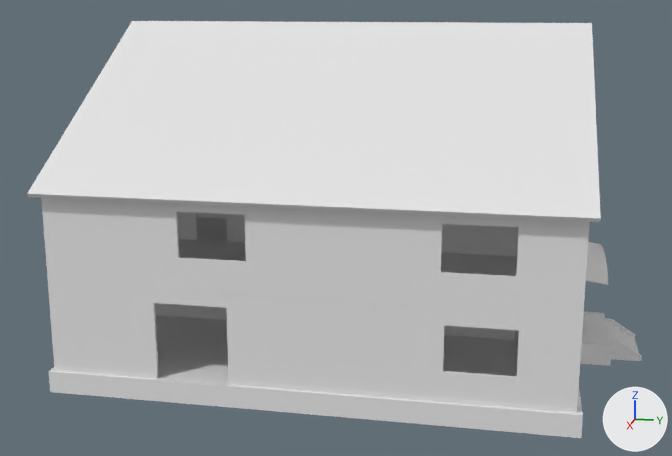
One commit to the FBX model Assets/Models/HomeAssets/Maison home LP.fbx: the scene before it, then after it.
Both versions are drawn from a 50 mm camera at (56.0, 24.1, 20.7) aimed at (-4.3, 12.1, 5.7). Lighting does not change. The marker at lower right points along +X, +Y and +Z. The first picture is the older version. Where no turn or scale is listed for an object, it has been applied to the vertices. Vertices at exactly the same position are counted once.

Names of what the first picture shows: 'Floor.001', 'Roof.002', 'RoofWall.006', 'WallLadder.008', 'Walls_Home_ST1.001', 'ceiling.003' and 1 more.
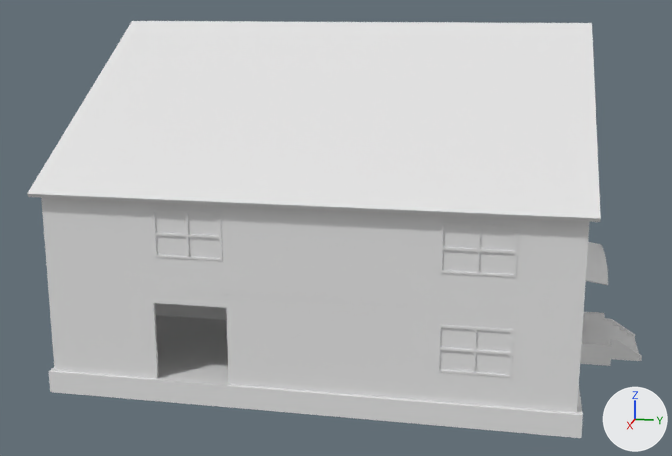
Where the newer file only moved an object's origin or applied its transform, the numbers keep the older frame.

The change, as a list of edits to the scene's bpy script:
```text
Change me_plane_051:
    used by ob_walls_home_st1_001; location = (0.0, 0.0, 0.0)
    remove me_plane_051.from_pydata(...)  # 583 vertices, 1120 faces; spans x -23.8..12.6, y -0.1..27.4, z 1.2..11.2
    add me_plane_051.from_pydata(...)  # 676 vertices, 1300 faces; spans x -23.8..12.6, y -0.1..27.4, z 1.2..11.2
    me_plane_051 part 1: 23 vertices moved from x -15.0..12.6, y 7.3..27.2, z 1.2..10.3 to x -15.0..12.6, y 6.0..27.2, z 1.2..10.3; 17 vertices removed from x -7.4..12.6, y 16.0..27.4, z 1.2..6.1; 110 vertices added at x -15.0..12.6, y 0.0..27.4, z 1.2..6.1
Add me_plane_010:
    me_plane_010.from_pydata(...)  # 1972 vertices, 2040 faces; spans x -23.9..12.7, y -0.1..27.4, z 2.8..10.4
Add ob_window:
    ob_window = bpy.data.objects.new('Window', me_plane_010)
    ob_window.location = (0.0, 0.0, 0.0)
```

Pixel boxes (x1, y1, x2, y2) of what changed, in the pictures (672 x 456 px):
'Window', added
    after: (152, 210, 518, 378)
part 1 of me_plane_051, built on
    both: (152, 209, 522, 380)
'ceiling.003', unchanged, covered by the edit
    before: (178, 217, 517, 276)
